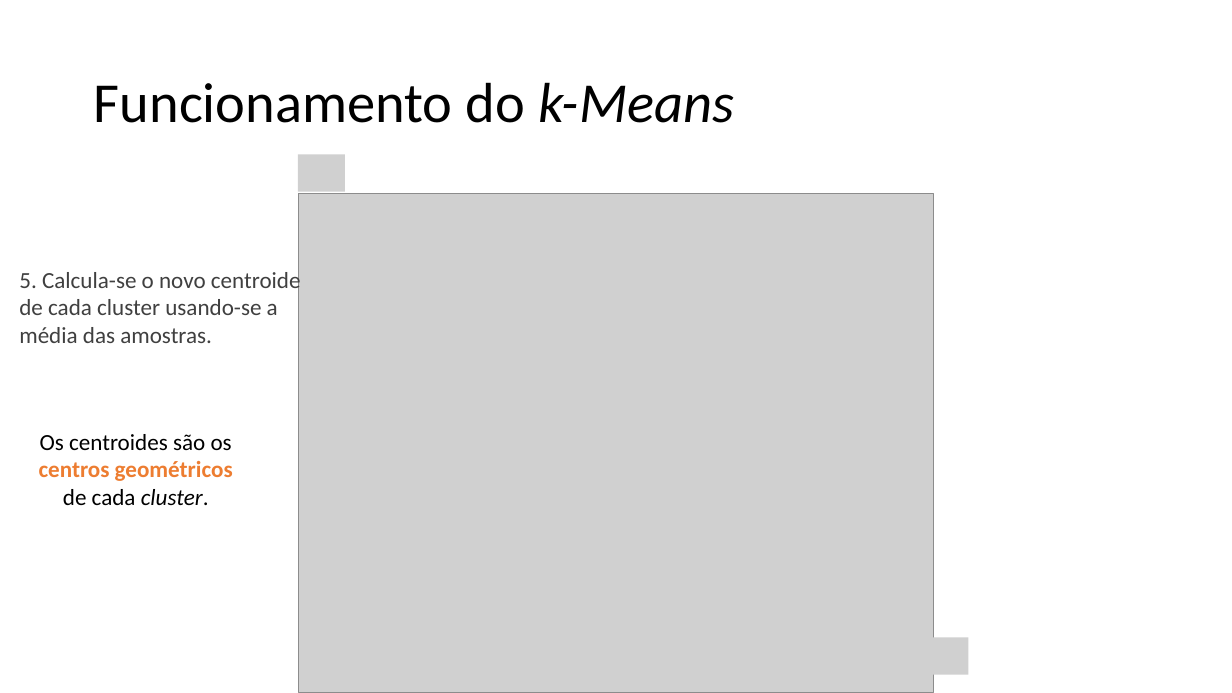
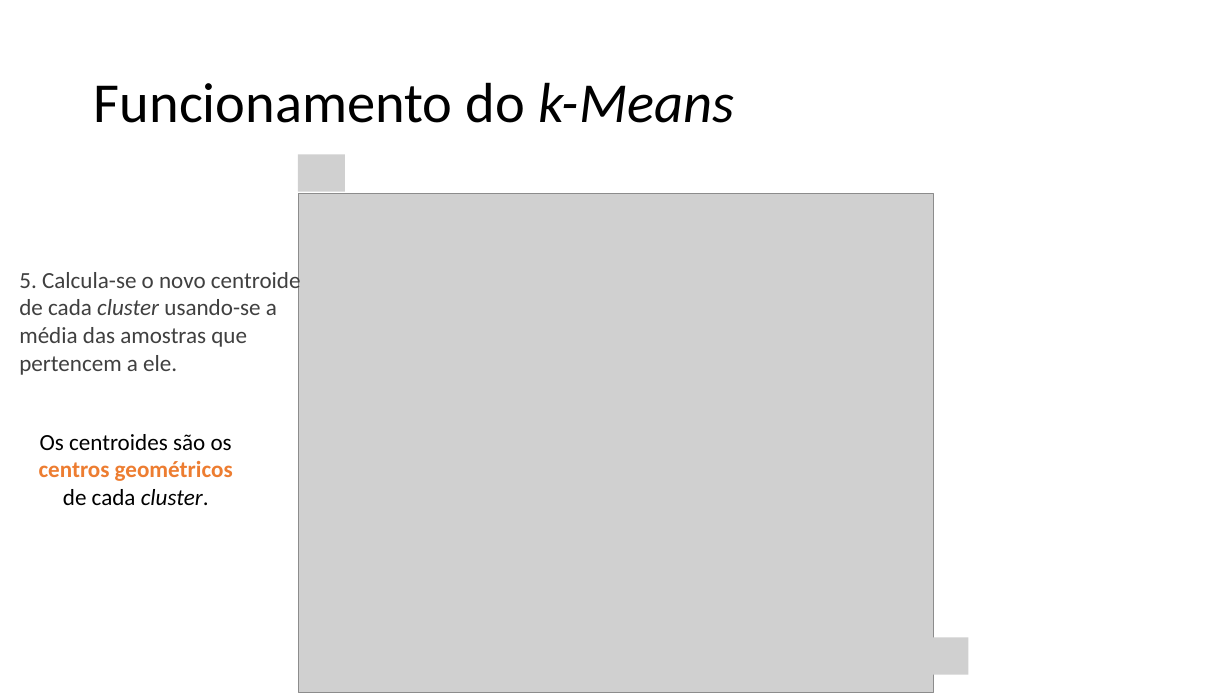
Before and after one commit to zz4fap/c24_inteligencia_artificial, a slide deck: slide 25 of slides/C24_kMeans.pptx (slide 24 before the commit). Drawn at 1232x693 pixels with LibreOffice and Linux fonts; fonts in the diff are those of the drawing; grey boxes stand for pictures. Boxes give left, top, right and bottom in pixels: in the first picture for what was removed or moved away, otherwise in the second. Text is boxed around its words. In the diff, an @@ line names an element or a change of style, - is before the commit and + after.

```diff
--- a/slides/C24_kMeans.pptx
+++ b/slides/C24_kMeans.pptx
@@ text at (19,268,301,375): text changed @@
-5. Calcula-se o novo centroide de cada cluster usando-se a média das amostras.
+5. Calcula-se o novo centroide de cada cluster usando-se a média das amostras que pertencem a ele.
```
Also in this commit, not shown: 6 other slides changed, 1 slide added, 1 other file.
